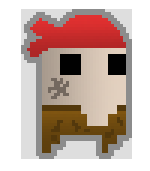
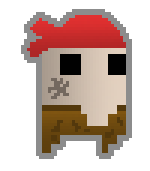
Layer changes from the first 150x171 image to the second:
painted on "Bandit Die 1" over (x1=21, y1=9, x2=132, y2=159)
